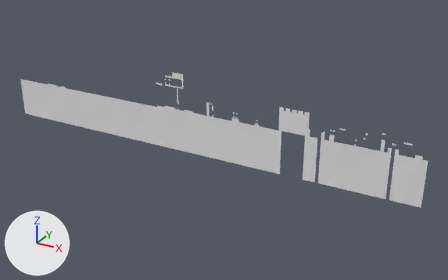
What one commit did to the OBJ model 2D Dashing Platformer/Assets/Tiled2Unity/Meshes/Level 2.obj.
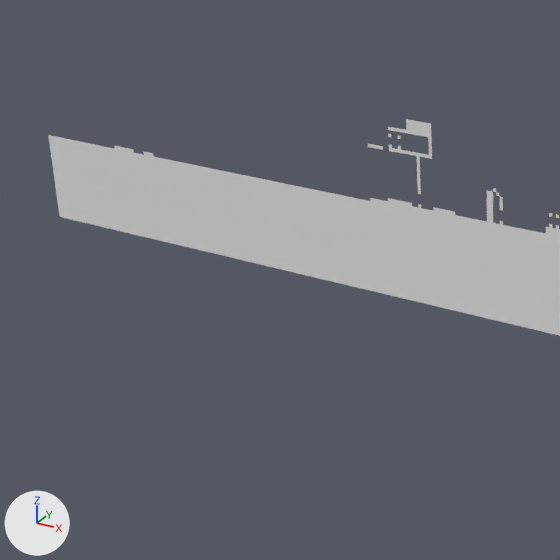
Old and new are each drawn whole from a 50 mm lens placed at (1582.0, -10172.0, 3639.0), pointed at (-4097.0, 153.0, -1524.0) and again close up on the part from 0% to 53% of the width and 8% to 93% of the height. Lighting does not change. The marker at lower left points along +X, +Y and +Z. Where no turn or scale is listed for an object, it has been applied to the vertices.

Names of what the first close-up shows: 'Level 2'.
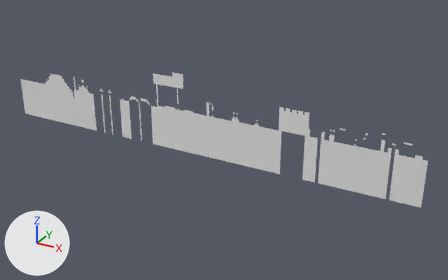
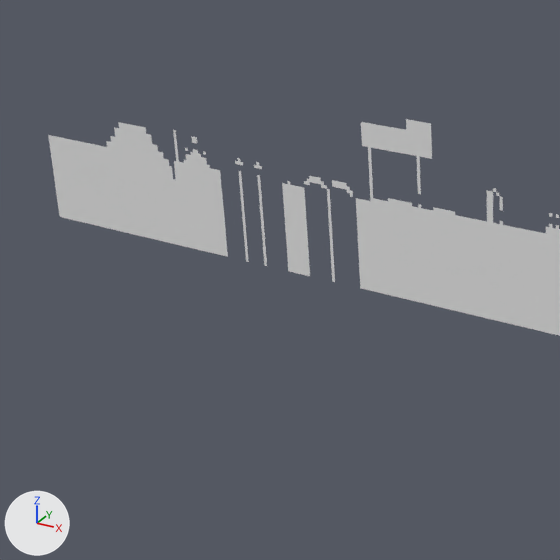
What differs and where, as boxes [x1, y1, x2, y2] in the close-ups (560 x 560 px):
```json
{"part": 1, "of": "me_level_2", "change": "cut back", "before": [169, 160, 360, 288], "after": [106, 122, 429, 198]}
```

The change, as JSON lines over the scene's bpy script:
```json
{"block": "me_level_2", "where": "# used by ob_level_2; location = (0.0, 0.0, 0.0)"}
{"op": "remove", "block": "me_level_2", "code": "me_level_2.from_pydata(...)  # 9130 vertices, 8529 faces; spans x -9600.0..0.0, y 0.0, z -1920.0..-192.0"}
{"op": "add", "block": "me_level_2", "code": "me_level_2.from_pydata(...)  # 8599 vertices, 7818 faces; spans x -9600.0..0.0, y 0.0, z -1920.0..-192.0"}
{"block": "me_level_2", "change": "me_level_2 part 1: 1 vertex moved from x -5856.0, y 0.0, z -1056.0 to x -5856.0, y 0.0, z -992.0; 956 vertices removed from x -7968.0..-5824.0, y 0.0, z -1920.0..-1024.0; 417 vertices added at x -8800.0..-5024.0, y 0.0, z -992.0..-288.0"}
```
